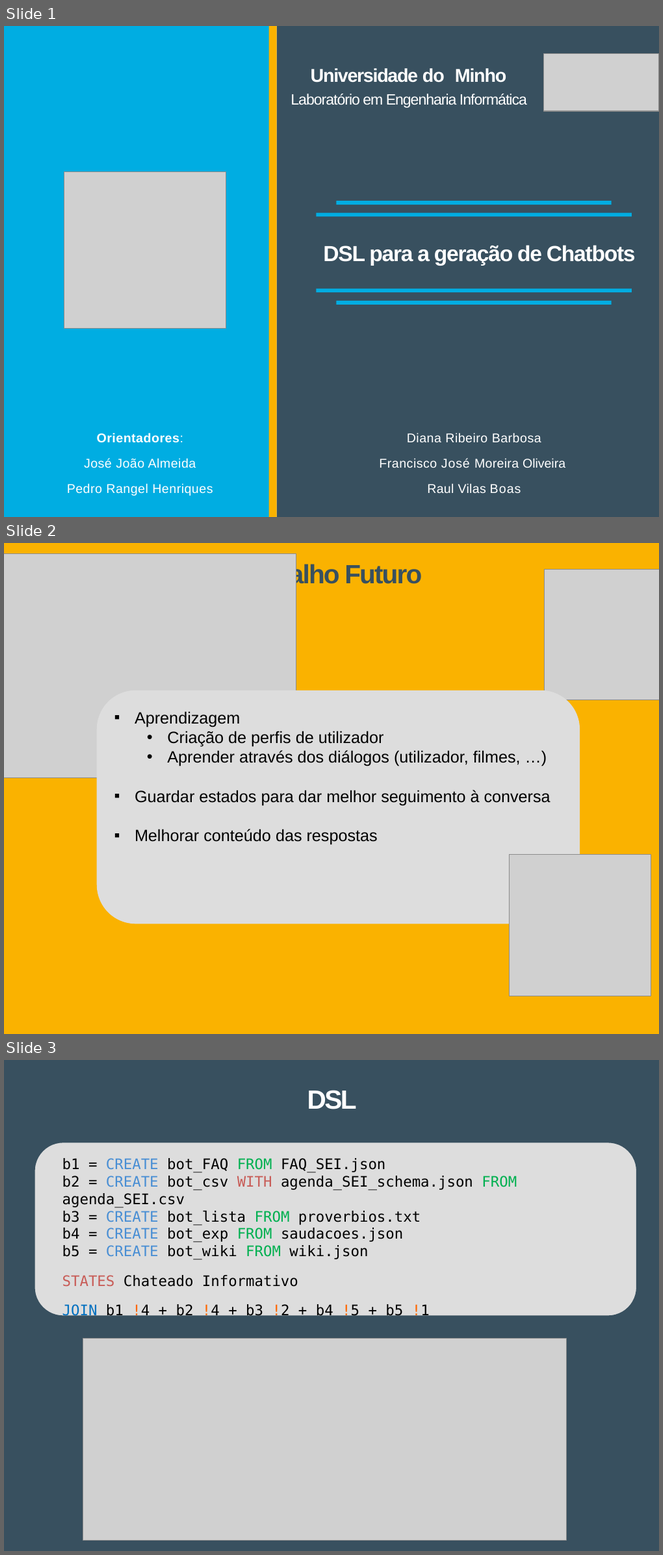
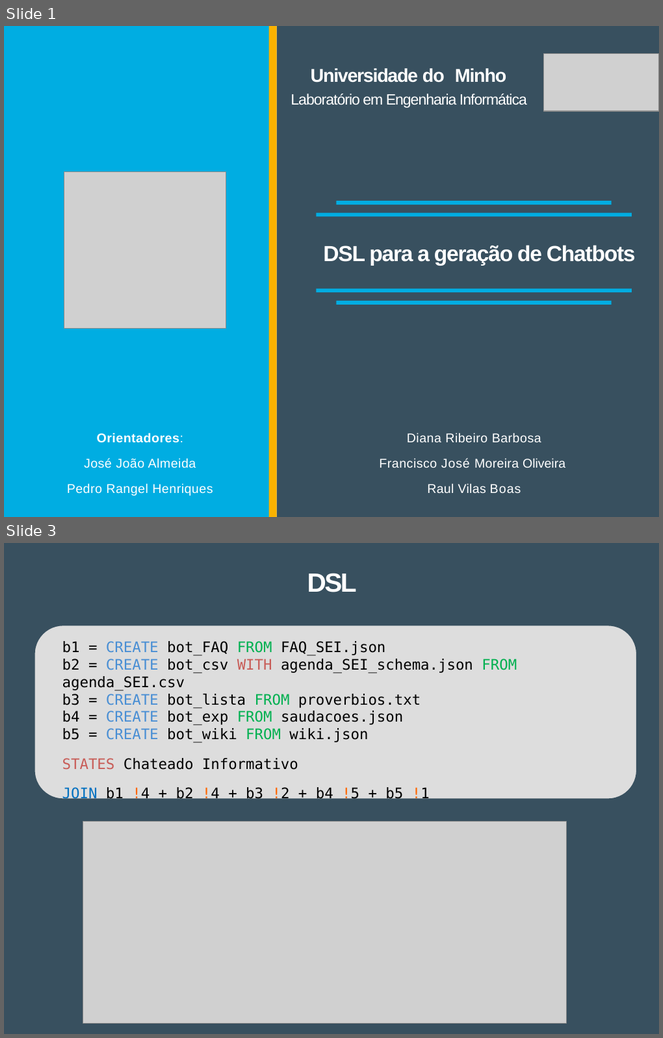
Before and after one commit to Tibblue/PLC, a slide deck: LEI/apresentações/checkpoint2/apresLEI_grupo47.pptx. Shown one above the other, each under a label of ours: slides 1, 2 and 3 before the commit, slides 1 and 3 after it; the slides between them are not shown. The pictures are 663x1555 and 663x1038 pixels, drawn with LibreOffice and Linux fonts; fonts in the diff are those of the drawing; grey boxes stand for pictures; background and template pictures are left out. Boxes give left, top, right and bottom in pixels: in the first picture for what was removed or moved away, otherwise in the second. Text is boxed around its words. In the diff, an @@ line names an element or a change of style, - is before the commit and + after.

```diff
--- a/LEI/apresentações/checkpoint2/apresLEI_grupo47.pptx
+++ b/LEI/apresentações/checkpoint2/apresLEI_grupo47.pptx
@@ slide 2 removed at (4,543,659,1034), background #FFFFFF @@
@@ freeform shape removed at (4,543,659,1034) @@
@@ picture removed at (4,554,296,778) @@
@@ title removed at (239,563,422,589) @@
-Trabalho Futuro
@@ picture removed at (545,569,659,700) @@
@@ rounded rectangle removed at (97,691,580,925) @@
@@ text removed at (135,711,551,845) @@
-▪ Aprendizagem
-  • Criação de perfis de utilizador
-  • Aprender através dos diálogos (utilizador, filmes, …)
-▪ Guardar estados para dar melhor seguimento à conversa
-▪ Melhorar conteúdo das respostas
@@ picture removed at (509,855,651,997) @@
```
Also in this commit, not shown: 3 slides changed, 6 slides added.
